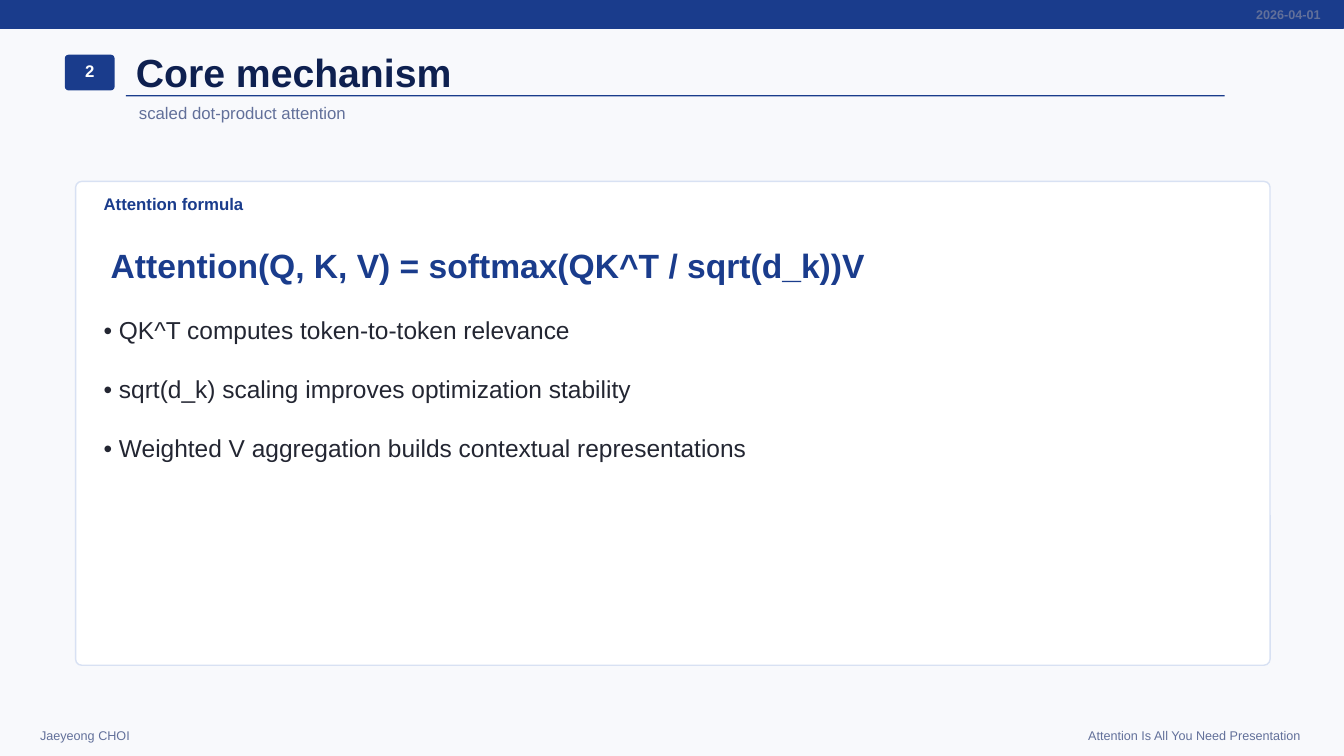
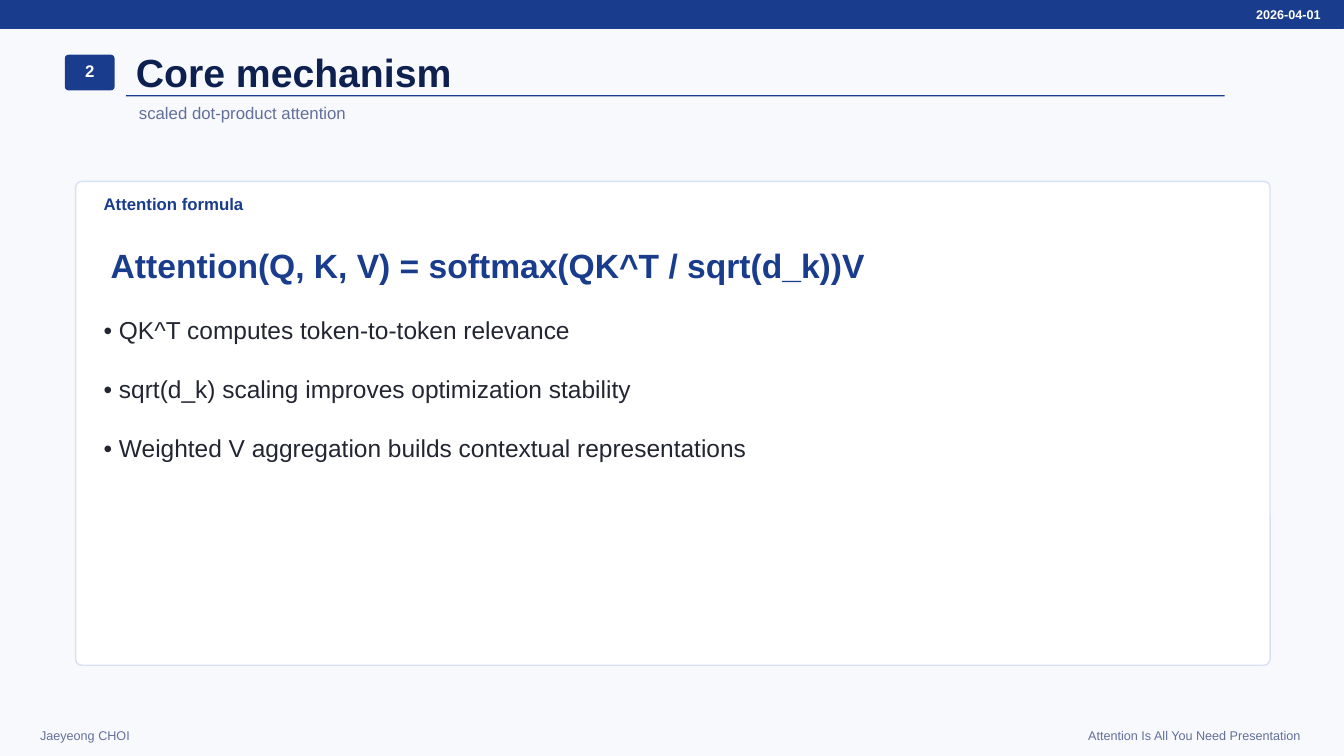
Before and after one commit to Jaeyeong-CHOI/butter-lobster-openclaw, a slide deck: slide 3 of pptxgenjs-editable-template/output/attention_is_all_you_need_dgist-report.pptx. Drawn at 1344x756 pixels with LibreOffice and Linux fonts; fonts in the diff are those of the drawing. Boxes give left, top, right and bottom in pixels: in the first picture for what was removed or moved away, otherwise in the second. Text is boxed around its words. In the diff, an @@ line names an element or a change of style, - is before the commit and + after.

```diff
--- a/pptxgenjs-editable-template/output/attention_is_all_you_need_dgist-report.pptx
+++ b/pptxgenjs-editable-template/output/attention_is_all_you_need_dgist-report.pptx
@@ text "2026-04-01" at [1256,10,1320,19]: text colour #62709A to #FFFFFF @@
```
Also in this commit, not shown: 4 other slides changed, 25 other files.
